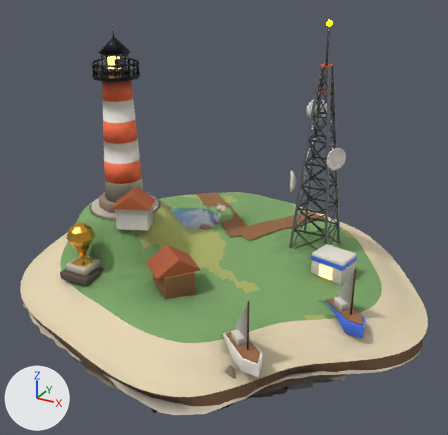
Before and after pictures for a commit that changed the glTF model public/models/islands/contact.glb.
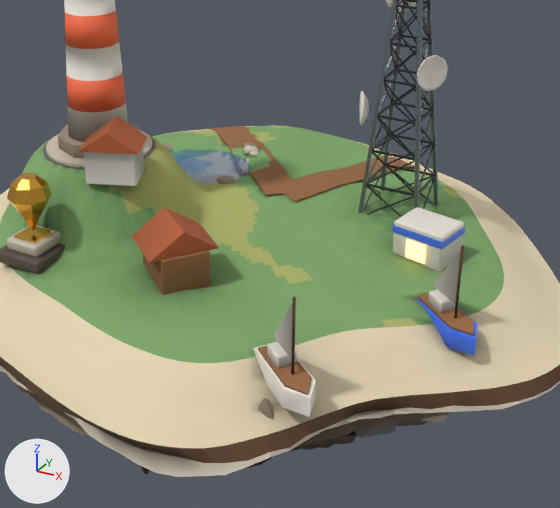
Old and new are each drawn whole from a 50 mm lens placed at (11.0, -19.4, 11.3), pointed at (0.1, 0.4, 1.4) and again close up on the part from 14% to 93% of the width and 26% to 100% of the height. The lights are fixed; the arrows at lower left show +X, +Y and +Z. The last two pictures show the newer version. Where no turn or scale is listed for an object, it has been applied to the vertices. Vertices at exactly the same position are counted once.

The first close-up shows 'anim_bob_boat0', 'anim_bob_boat1', 'anim_spin_monument_gem', 'buildings', 'foundation', 'landmarks', 'props', 'terrain', 'water_pond0'.
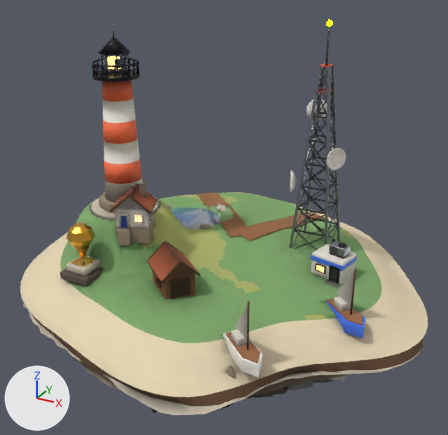
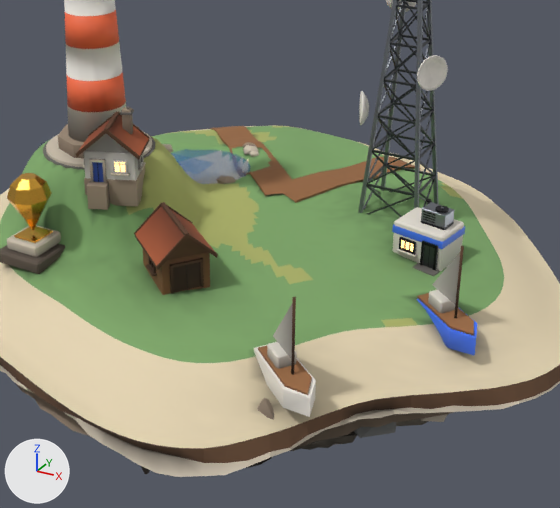
Where the newer file only moved an object's origin or applied its transform, the numbers keep the older frame.

Pixel boxes [x1, y1, x2, y2] of what changed, in the close-ups (560 x 508 px; the box of a moved part takes in the faces that stretch with it):
'props', reshaped
    before: [163, 142, 259, 184]
    after: [76, 106, 455, 294]
part 1 of me_terrain, edited (looks the same)
    both: [54, 147, 503, 343]
part 2 of me_terrain, recoloured
    before: [73, 130, 443, 300]
    after: [73, 145, 443, 300]
part 3 of me_terrain, recoloured
    before: [83, 165, 429, 297]
    after: [83, 165, 417, 297]
part 4 of me_props, added
    after: [435, 206, 449, 213]
part 5 of me_props, added
    after: [76, 109, 218, 294]
part 6 of me_props, added
    after: [396, 202, 455, 270]
part 7 of me_buildings, moved or reshaped
    before: [78, 116, 147, 154]
    after: [85, 134, 130, 153]
part 8 of me_buildings, moved or reshaped
    before: [405, 239, 426, 264]
    after: [115, 162, 125, 172]
part 9 of me_buildings, added
    after: [401, 240, 413, 252]
part 10 of me_buildings, added
    after: [423, 245, 435, 269]
part 11 of me_buildings, rebuilt
    before: [132, 208, 219, 262]
    after: [168, 238, 207, 260]
part 12 of me_buildings, added
    after: [79, 107, 214, 292]
part 13 of me_buildings, added
    after: [412, 263, 440, 276]
part 14 of me_buildings, recoloured
    both: [73, 98, 210, 294]

What changed in the scene script:
```text
Add mat_m_window:
    mat_m_window = bpy.data.materials.new('M_window')
    # nodes: BsdfPrincipled, Mix, OutputMaterial, VertexColor
    # colours: dark blue #2f3d4a, mixed with the vertex colours
Add mat_m_ink:
    mat_m_ink = bpy.data.materials.new('M_ink')
    # nodes: BsdfPrincipled, Mix, OutputMaterial, VertexColor
    # colours: black #171717, mixed with the vertex colours
Change me_terrain:
    where me_terrain.from_pydata(...)  # 4397 vertices, 8590 faces; spans x -8.1..8.1, y -7.8..7.8, z -1.4..1.4
    me_terrain part 1: 626 faces centred in x -3.8..6.3, y -5.9..2.8, z -0.6..1.4 are repainted in the vertex colours; the middle colour stays white #f6f6f6
    me_terrain part 2: 227 faces centred in x -3.8..4.9, y -4.7..2.5, z -0.5..1.4 are repainted in the vertex colours; the middle colour goes from light grey #e4e4e4 to light grey #dedede
    me_terrain part 3: 131 faces centred in x -4.1..4.6, y -4.4..-0.2, z -0.4..1.4 are repainted in the vertex colours; the middle colour goes from light grey #c4c4c4 to grey #959595
Change me_props:
    remove me_props.from_pydata(...)  # 804 vertices, 1340 faces; spans x -3.77..3.77, y -2.99..2.99, z -4.35..4.35
    add me_props.from_pydata(...)  # 1476 vertices, 2400 faces; spans x -3.77..5.6, y -5.21..2.99, z -4.39..4.35
    me_props part 4: a new loose piece, a 14-sided cylinder along z spanning x 5.2..5.502, y -0.538..-0.241, z -3.171..-3.131, in mat_m_metal_dark
    me_props part 5: 432 vertices added at x -2.65..1.64, y -5.21..-2.33, z -4.26..-1.19
    me_props part 6: 148 vertices added at x 4.47..5.6, y -1.02..-0.1, z -4.39..-3.17
    other edits to the shape of me_props do not show in these pictures
    add me_props.materials.append(mat_m_concrete_dark)
    add me_props.materials.append(mat_m_concrete_light)
    add me_props.materials.append(mat_m_cream)
    add me_props.materials.append(mat_m_ink)
    add me_props.materials.append(mat_m_metal)
    add me_props.materials.append(mat_m_wood_dark)
Change me_buildings:
    remove me_buildings.from_pydata(...)  # 1457 vertices, 2720 faces; spans x -4.87..4.87, y -3.88..3.88, z -4.36..4.36
    add me_buildings.from_pydata(...)  # 1665 vertices, 3064 faces; spans x -4.87..4.87, y -3.88..3.88, z -4.36..4.36
    me_buildings part 7: the loose piece of 6 vertices spanning x -3.52..-1.83, y -2.27..-0.76, z -1.83..-1.33 is scaled about its middle by (0.857, 0.857, 1), in mat_m_cream
    me_buildings part 8: the loose piece of 8 vertices spanning x 3.78..4.27, y 0.7..0.83, z -4.21..-3.76 is turned 34.3 degrees about the z axis through its middle and scaled by 0.588, then moved by (-6.29, -2.61, 1.8)
    me_buildings part 9: the loose piece of 8 vertices spanning x 3.78..4.27, y 0.7..0.83, z -4.21..-3.76 is copied, and the copy is scaled about its middle by (0.76, 0.725, 0.578), then moved by (-0.22, 0.06, 0.08); it spans x 3.62..4.0, y 0.78..0.87, z -4.04..-3.78
    me_buildings part 10: the loose piece of 8 vertices spanning x 3.78..4.27, y 0.7..0.83, z -4.21..-3.76 is copied, and the copy is scaled about its middle by (0.56, 0.586, 1.22), then moved by (0.35, -0.06, 0.0), in mat_m_metal; it spans x 4.24..4.52, y 0.67..0.75, z -4.26..-3.71
    me_buildings part 11: the loose piece of 6 vertices spanning x -1.38..0.63, y -3.55..-1.48, z -3.33..-2.78 is rebuilt with 6 vertices and now spans x -1.26..0.52, y -3.38..-1.65, z -3.33..-2.83, in mat_m_wood
    me_buildings part 12: 168 vertices added at x -3.56..0.67, y -3.54..-0.72, z -4.13..-1.01
    me_buildings part 13: 24 vertices added at x 4.04..4.66, y 0.39..0.78, z -4.32..-4.26
    me_buildings part 14: 151 kept faces spanning x -4.87..0.5, y -3.67..0.49, z -4.21..0.21 get new vertex colours
    add me_buildings.materials.append(mat_m_concrete_dark)
    add me_buildings.materials.append(mat_m_window)
    add me_buildings.materials.append(mat_m_wood_dark)
```
